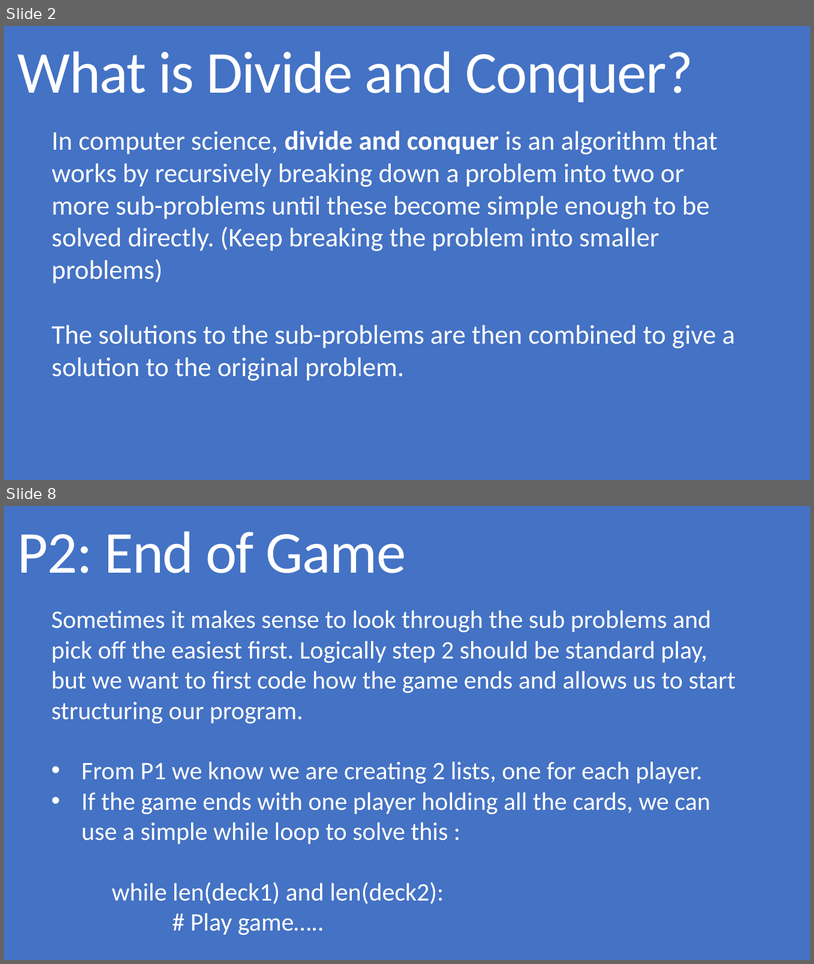
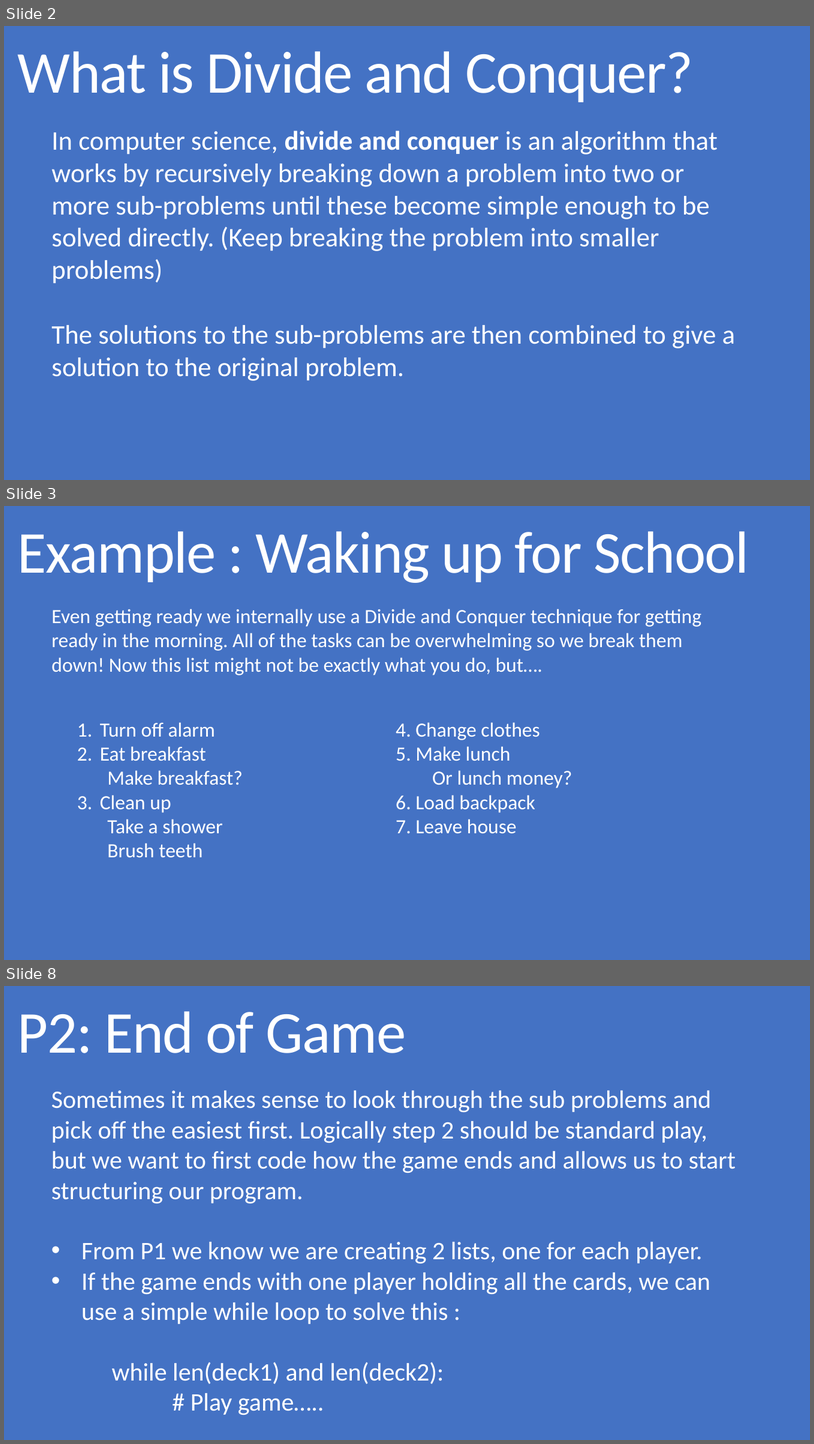
Before and after one commit to grecoe/teals, a slide deck: 5_presentations/DivideAndConquer.pptx. Shown one above the other, each under a label of ours: slides 2 and 8 before the commit, slides 2, 3 and 8 after it; the slides between them are not shown. The pictures are 814x964 and 814x1444 pixels, drawn with LibreOffice and Linux fonts; fonts in the diff are those of the drawing. Boxes give left, top, right and bottom in pixels: in the first picture for what was removed or moved away, otherwise in the second. Text is boxed around its words. In the diff, an @@ line names an element or a change of style, - is before the commit and + after.

Commit message:
Cleanup

```diff
--- a/5_presentations/DivideAndConquer.pptx
+++ b/5_presentations/DivideAndConquer.pptx
@@ slide 3 added at (4, 506, 810, 960), background #4472C4 @@
@@ title added at (18, 531, 749, 583), 70.6 pt, text #FFFFFF @@
+Example : Waking up for School
@@ text added at (51, 609, 702, 675), 24 pt, text #FFFFFF @@
+Even getting ready we internally use a Divide and Conquer technique for getting ready in the morning. All of the tasks can be overwhelming so we break them down! Now this list might not be exactly what you do, but….
@@ text added at (100, 722, 243, 858), 24 pt, text #FFFFFF @@
+1. Turn off alarm
+2. Eat breakfast
+  Make breakfast?
+3. Clean up
+  Take a shower
+  Brush teeth
@@ text added at (396, 722, 572, 834), 24 pt, text #FFFFFF @@
+4. Change clothes
+5. Make lunch
+Or lunch money?
+6. Load backpack
+7. Leave house
```
Also in this commit, not shown: 4 slides changed, 2 slides removed.
